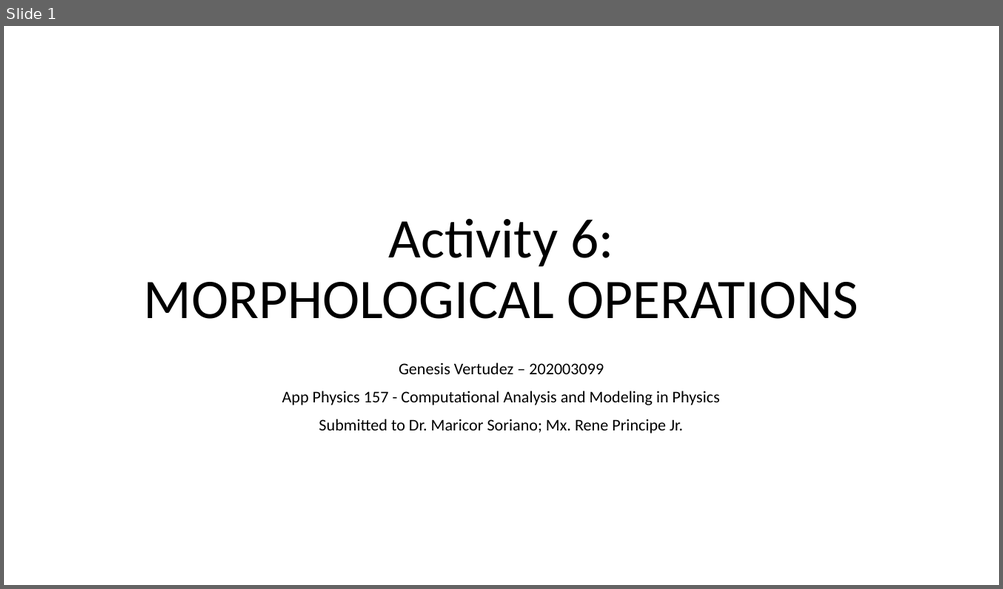
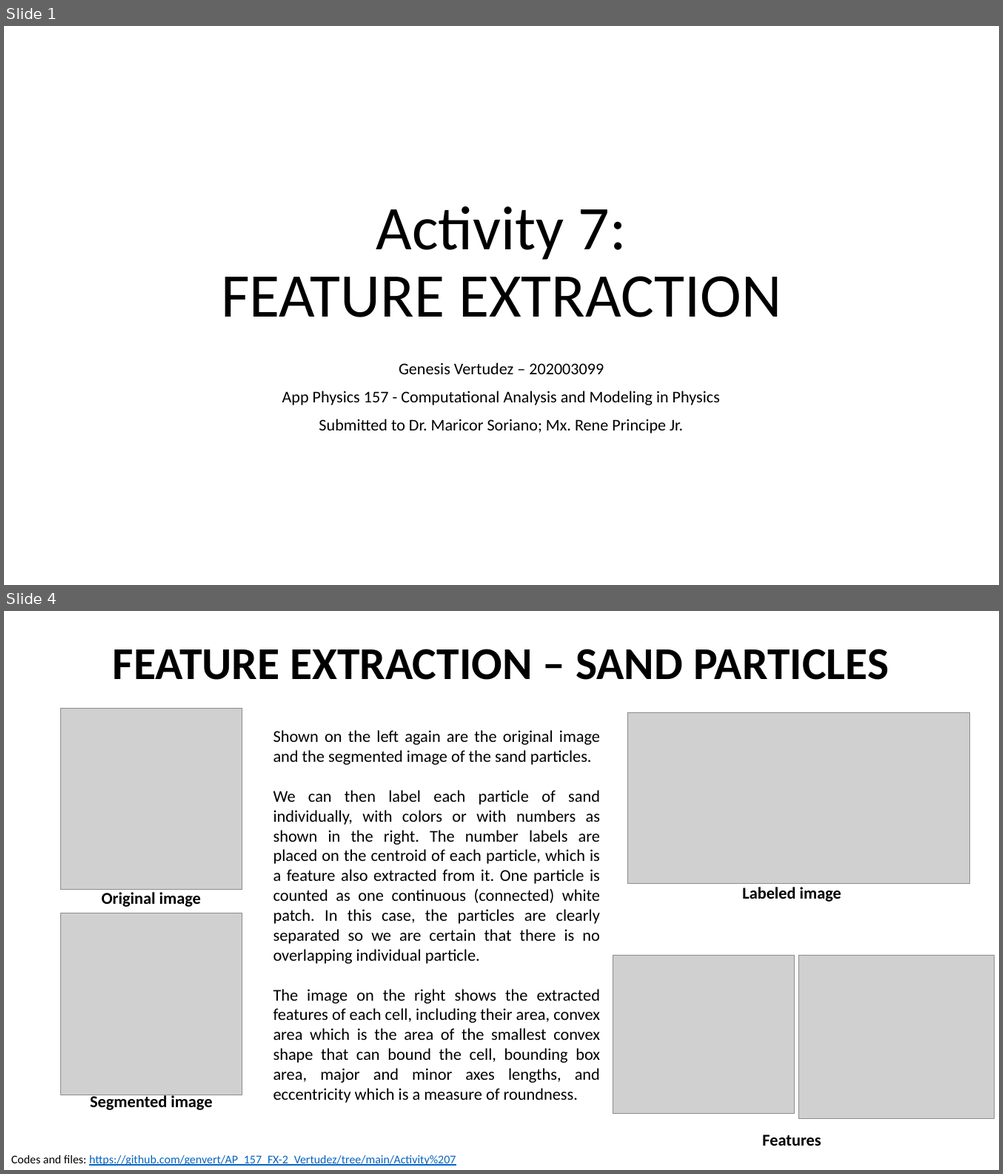
Before and after one commit to genvert/AP_157_FX-2_Vertudez, a slide deck: Activity 7/Vertudez_Activity_7_Report.pptx. Shown one above the other, each under a label of ours: slide 1 before the commit, slides 1 and 4 after it; the slides between them are not shown. The pictures are 1003x589 and 1003x1174 pixels, drawn with LibreOffice and Linux fonts; fonts in the diff are those of the drawing; grey boxes stand for pictures. Boxes give left, top, right and bottom in pixels: in the first picture for what was removed or moved away, otherwise in the second. Text is boxed around its words. In the diff, an @@ line names an element or a change of style, - is before the commit and + after.

```diff
--- a/Activity 7/Vertudez_Activity_7_Report.pptx
+++ b/Activity 7/Vertudez_Activity_7_Report.pptx
@@ slide 4 added at [4,611,999,1170], background #FFFFFF @@
@@ title added at [113,649,888,680], 44 pt, text #000000, bold @@
+FEATURE EXTRACTION – SAND PARTICLES
@@ picture added at [61,708,242,889] @@
@@ picture added at [628,712,970,883] @@
@@ text added at [273,730,600,1103], 16 pt, text #000000 @@
+Shown on the left again are the original image and the segmented image of the sand particles.
+We can then label each particle of sand individually, with colors or with numbers as shown in the right. The number labels are placed on the centroid of each particle, which is a feature also extracted from it. One particle is counted as one continuous (connected) white patch. In this case, the particles are clearly separated so we are certain that there is no overlapping individual particle.
+The image on the right shows the extracted features of each cell, including their area, convex area which is the area of the smallest convex shape that can bound the cell, bounding box area, major and minor axes lengths, and eccentricity which is a measure of roundness.
@@ text added at [102,892,201,907], 16 pt, text #000000, bold @@
+Original image
@@ text added at [742,887,841,902], 16 pt, text #000000, bold @@
+Labeled image
@@ picture added at [61,914,242,1095] @@
@@ picture added at [613,956,794,1115] @@
@@ picture added at [799,956,994,1120] @@
@@ text added at [90,1093,212,1111], 16 pt, text #000000, bold @@
+Segmented image
@@ text added at [762,1135,820,1146], 16 pt, text #000000, bold @@
+Features
@@ text added at [11,1156,455,1166], 11.4 pt, text #0563C1, underline @@
+Codes and files: https://github.com/genvert/AP_157_FX-2_Vertudez/tree/main/Activity%207
@@ slide 1 changed as well @@
@@ title at [221,207,781,318]: text changed; size 54 to 60 pt @@
-Activity 6:
-MORPHOLOGICAL OPERATIONS
+Activity 7:
+FEATURE EXTRACTION
```
Also in this commit, not shown: 4 other slides changed, 2 other slides added, 1 slide removed, 7 other files.
